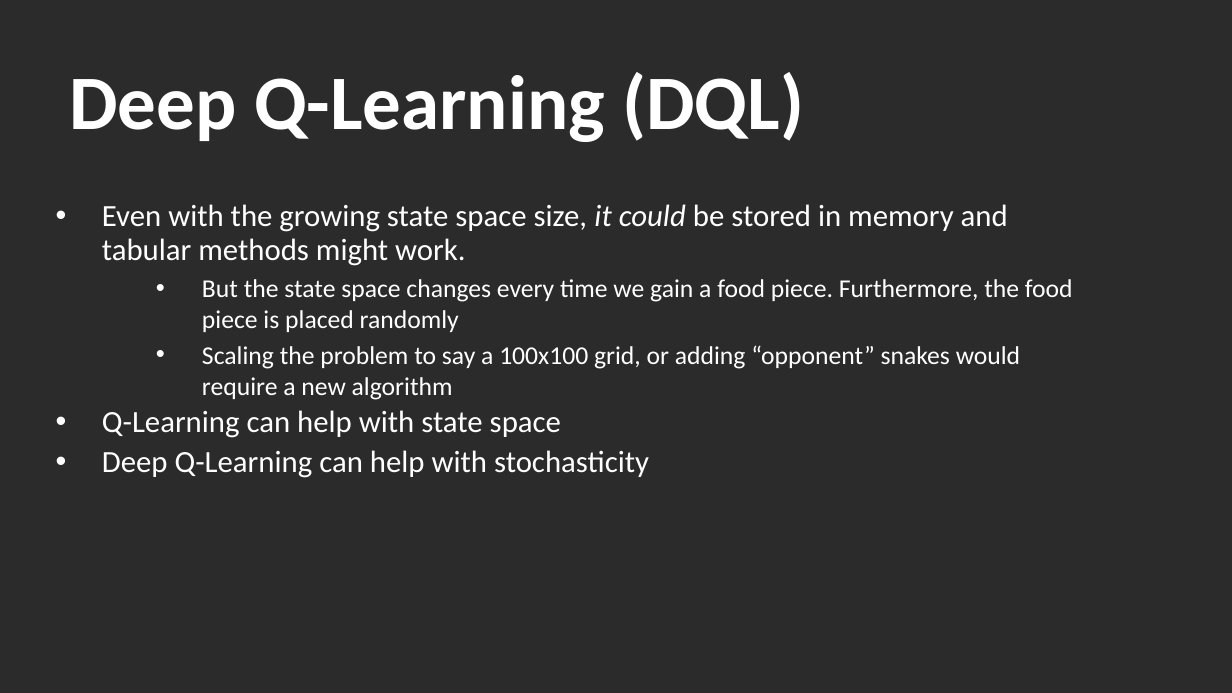
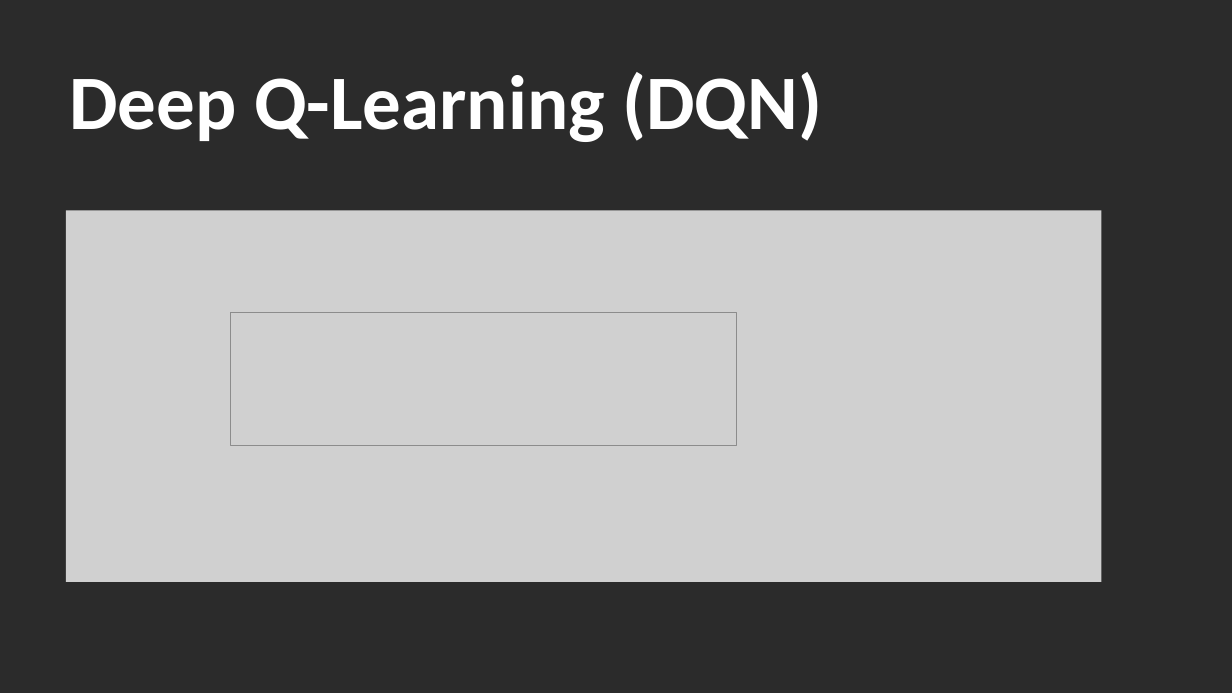
Before and after one commit to tlagore/ece559b_project, a slide deck: slide 9 of presentation/ece559b_presentation.pptx. Drawn at 1232x693 pixels with LibreOffice and Linux fonts; fonts in the diff are those of the drawing; grey boxes stand for pictures; background and template pictures are left out; a plain dark background stands for a picture behind light text. Boxes give left, top, right and bottom in pixels: in the first picture for what was removed or moved away, otherwise in the second. Text is boxed around its words. In the diff, an @@ line names an element or a change of style, - is before the commit and + after.

Commit message:
more ppt stuff, draw.io stuff

```diff
--- a/presentation/ece559b_presentation.pptx
+++ b/presentation/ece559b_presentation.pptx
@@ title at bbox=[69, 72, 822, 142]: text changed @@
-Deep Q-Learning (DQL)
+Deep Q-Learning (DQN)
@@ text removed at bbox=[102, 204, 1073, 478] @@
-• Even with the growing state space size, it could be stored in memory and tabular methods might work.
-  • But the state space changes every time we gain a food piece. Furthermore, the food piece is placed randomly
-  • Scaling the problem to say a 100x100 grid, or adding “opponent” snakes would require a new algorithm
-• Q-Learning can help with state space
-• Deep Q-Learning can help with stochasticity
@@ picture added at bbox=[66, 211, 1101, 582] @@
@@ picture added at bbox=[230, 312, 736, 445] @@
```
Also in this commit, not shown: 2 other slides changed, 3 slides added, 2 other files.
